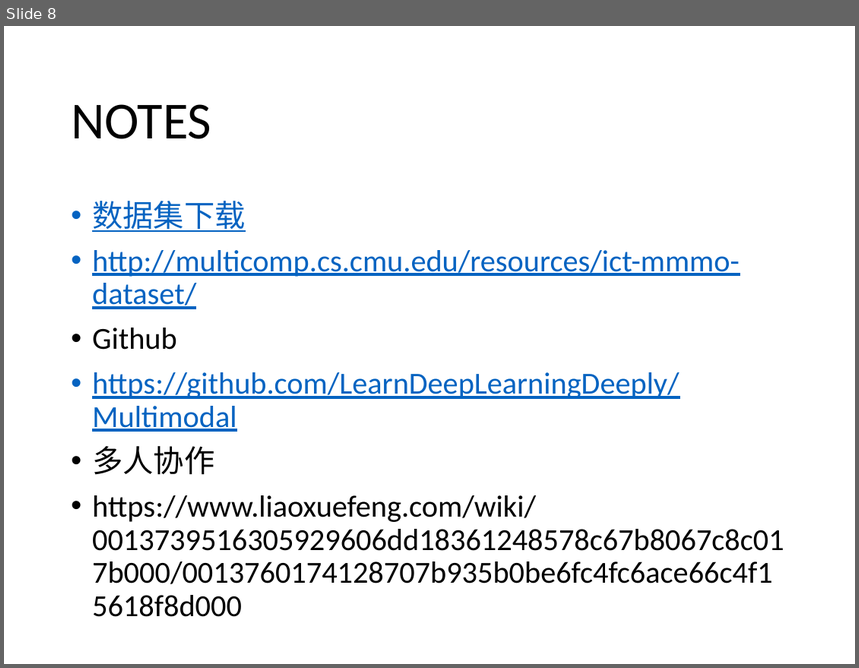
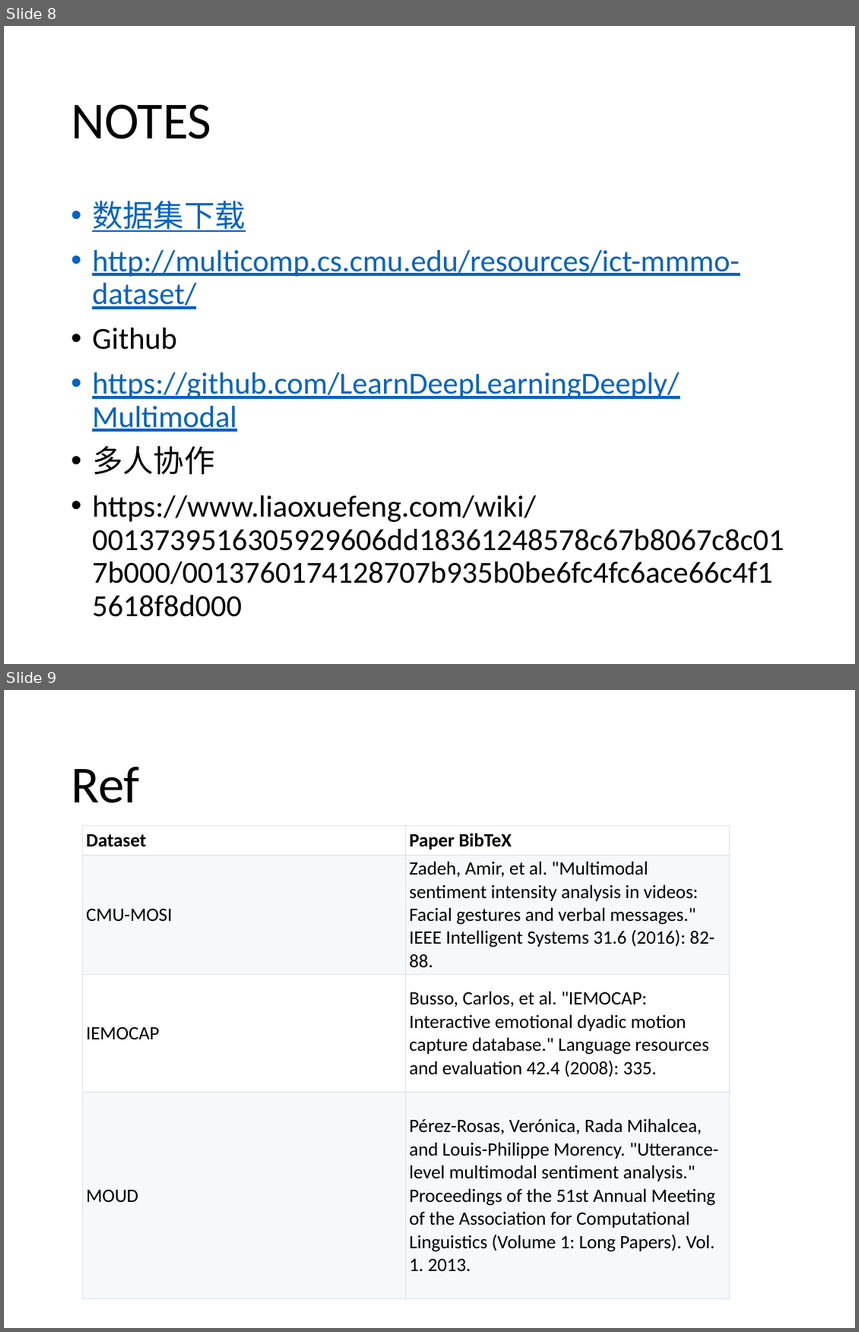
Before and after one commit to LearnDeepLearningDeeply/AudioEMOTION, a slide deck: papers/DatasetInfo_chenhangting.pptx. Shown one above the other, each under a label of ours: slide 8 before the commit, slides 8 and 9 after it. The pictures are 859x668 and 859x1332 pixels, drawn with LibreOffice and Linux fonts; fonts in the diff are those of the drawing. Boxes give left, top, right and bottom in pixels: in the first picture for what was removed or moved away, otherwise in the second. Text is boxed around its words. In the diff, an @@ line names an element or a change of style, - is before the commit and + after.

Commit message:
add ref in ppt

```diff
--- a/papers/DatasetInfo_chenhangting.pptx
+++ b/papers/DatasetInfo_chenhangting.pptx
@@ slide 9 added at box(4, 690, 855, 1328), background #FFFFFF @@
@@ title added at box(71, 767, 139, 803), 44 pt, text #000000 @@
+Ref
@@ table added at box(82, 825, 729, 1299), 4 rows, 2 columns @@
+Dataset | Paper BibTeX
+CMU-MOSI | Zadeh, Amir, et al. "Multimodal sentiment intensity analysis in videos: Facial gestures and verbal messages." IEEE Intelligent Systems 31.6 (2016): 82-88.
+IEMOCAP | Busso, Carlos, et al. "IEMOCAP: Interactive emotional dyadic motion capture database." Language resources and evaluation 42.4 (2008): 335.
+MOUD | Pérez-Rosas, Verónica, Rada Mihalcea, and Louis-Philippe Morency. "Utterance-level multimodal sentiment analysis." Proceedings of the 51st Annual Meeting of the Association for Computational Linguistics (Volume 1: Long Papers). Vol. 1. 2013.
```
Also in this commit, not shown: 1 other file.
